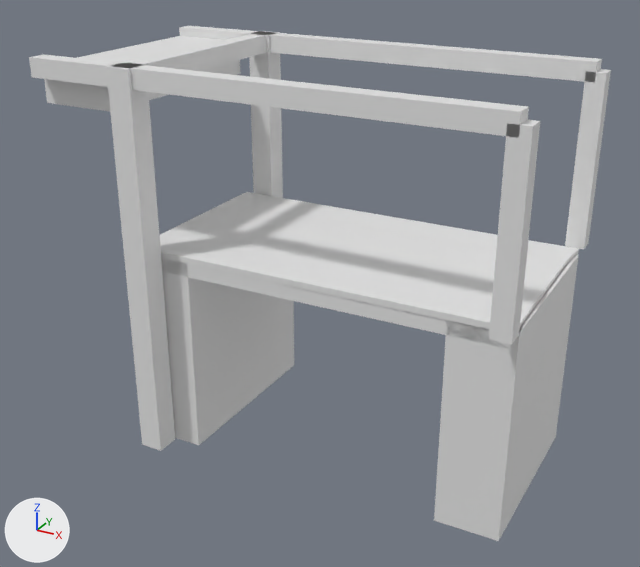
What one commit did to the glTF model models/purmerend/purmerend-brug-over-binnenhoofd-sluisbrug-purmerend/purmerend-brug-over-binnenhoofd-sluisbrug-purmerend.glb.
Camera for both pictures: a 50 mm camera at (17.5, -35.5, 15.9) aimed at (-1.7, -0.4, -1.6). The axes (+X, +Y, +Z) are drawn at lower left. The lights are the same throughout. The first picture is the older version.

The older version as bpy lines, for what is in view:
```python
ob_building_balans = bpy.data.objects.new('building:balans', me_balans)
ob_building_balans.location = (0.0, 0.0, 0.0)
ob_building_balans_2 = bpy.data.objects.new('building:balans 2', me_balans_2)
ob_building_balans_2.location = (0.0, 0.0, 0.0)
ob_building_contragewicht = bpy.data.objects.new('building:contragewicht', me_contragewicht)
ob_building_contragewicht.location = (0.0, 0.0, 0.0)
ob_building_hamei = bpy.data.objects.new('building:hamei', me_hamei)
ob_building_hamei.location = (0.0, 0.0, 0.0)
ob_building_hamei_2 = bpy.data.objects.new('building:hamei 2', me_hamei_2)
ob_building_hamei_2.location = (0.0, 0.0, 0.0)
ob_building_hangstang = bpy.data.objects.new('building:hangstang', me_hangstang)
ob_building_hangstang.location = (0.0, 0.0, 0.0)
ob_building_hangstang_2 = bpy.data.objects.new('building:hangstang 2', me_hangstang_2)
ob_building_hangstang_2.location = (0.0, 0.0, 0.0)
ob_building_portaal = bpy.data.objects.new('building:portaal', me_portaal)
ob_building_portaal.location = (0.0, 0.0, 0.0)
ob_road_landhoofd__aangenomen__2 = bpy.data.objects.new('road:landhoofd (aangenomen) 2', me_landhoofd__aangenomen__2)
ob_road_landhoofd__aangenomen__2.location = (0.0, 0.0, 0.0)
# also in view: 'road:landhoofd (aangenomen)' at (-7.9, 0.0, -4.9); 'road:voetpad 2' at (0.0, -3.8, 0.2); 'road:dek' at (0.0, 0.0, -0.2); 'road:rijbaan lokale weg' at (-0.1, 0.2, 0.2); 'road:voetpad' at (-0.1, 4.1, 0.2)
```
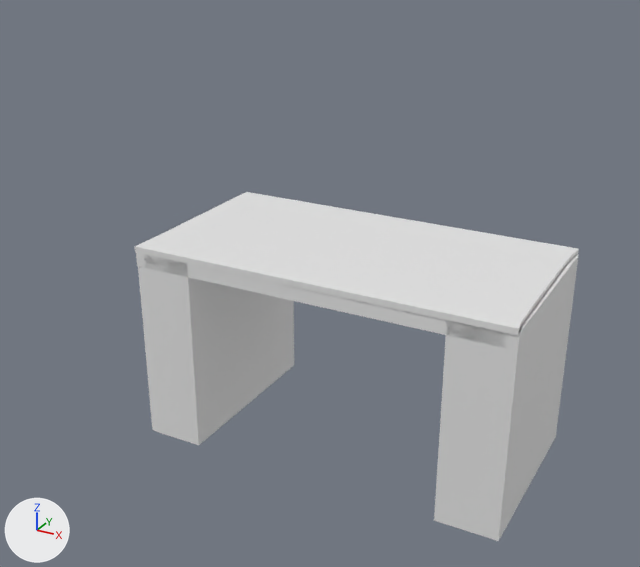
Changed parts and their boxes (x1, y1, x2, y2) in the pictures (640 x 567 px):
'building:hamei 2', deleted: before (106, 62, 175, 451)
'building:balans 2', deleted: before (29, 54, 529, 138)
'building:balans', deleted: before (179, 26, 602, 83)
'building:hangstang 2', deleted: before (489, 120, 540, 345)
'building:hangstang', deleted: before (565, 69, 611, 249)
'building:hamei', deleted: before (249, 31, 283, 198)
'building:contragewicht', deleted: before (44, 36, 241, 111)
'building:portaal', deleted: before (119, 33, 269, 71)

The change, as a list of edits to the scene's bpy script:
```text
Remove ob_building_hamei:
    ob_building_hamei = bpy.data.objects.new('building:hamei', me_hamei)
    ob_building_hamei.location = (0.0, 0.0, 0.0)
Remove ob_building_hamei_2:
    ob_building_hamei_2 = bpy.data.objects.new('building:hamei 2', me_hamei_2)
    ob_building_hamei_2.location = (0.0, 0.0, 0.0)
Remove ob_building_portaal:
    ob_building_portaal = bpy.data.objects.new('building:portaal', me_portaal)
    ob_building_portaal.location = (0.0, 0.0, 0.0)
Remove ob_building_balans:
    ob_building_balans = bpy.data.objects.new('building:balans', me_balans)
    ob_building_balans.location = (0.0, 0.0, 0.0)
Remove ob_building_hangstang:
    ob_building_hangstang = bpy.data.objects.new('building:hangstang', me_hangstang)
    ob_building_hangstang.location = (0.0, 0.0, 0.0)
Remove ob_building_balans_2:
    ob_building_balans_2 = bpy.data.objects.new('building:balans 2', me_balans_2)
    ob_building_balans_2.location = (0.0, 0.0, 0.0)
Remove ob_building_hangstang_2:
    ob_building_hangstang_2 = bpy.data.objects.new('building:hangstang 2', me_hangstang_2)
    ob_building_hangstang_2.location = (0.0, 0.0, 0.0)
Remove ob_building_contragewicht:
    ob_building_contragewicht = bpy.data.objects.new('building:contragewicht', me_contragewicht)
    ob_building_contragewicht.location = (0.0, 0.0, 0.0)
```
